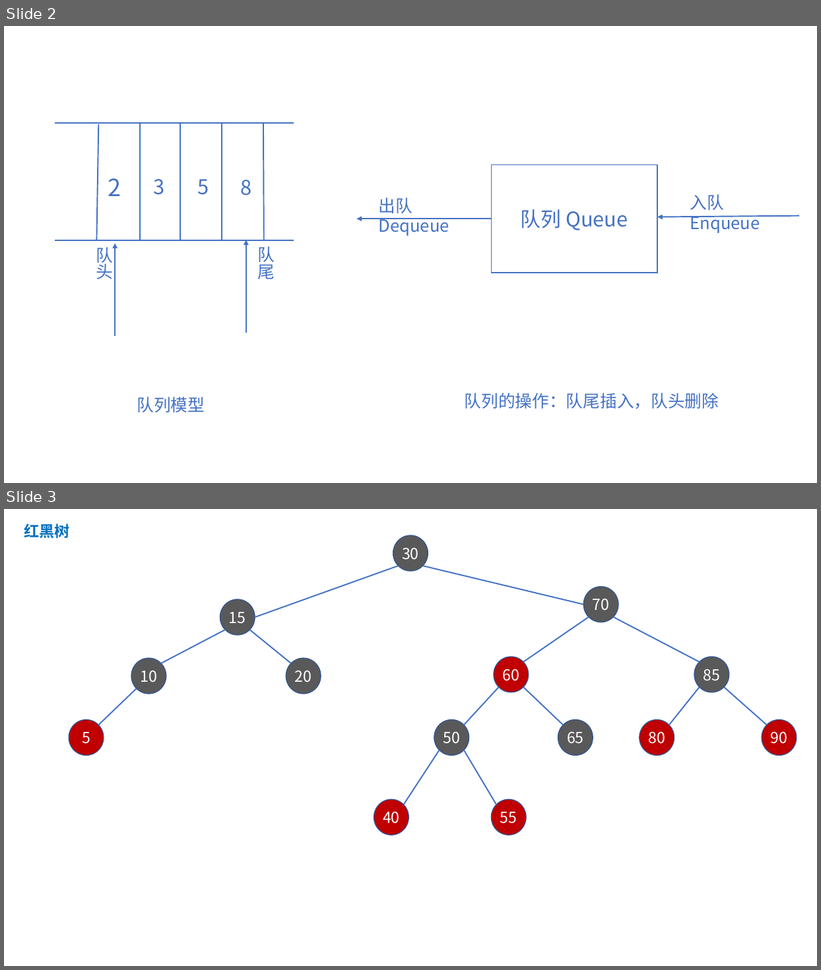
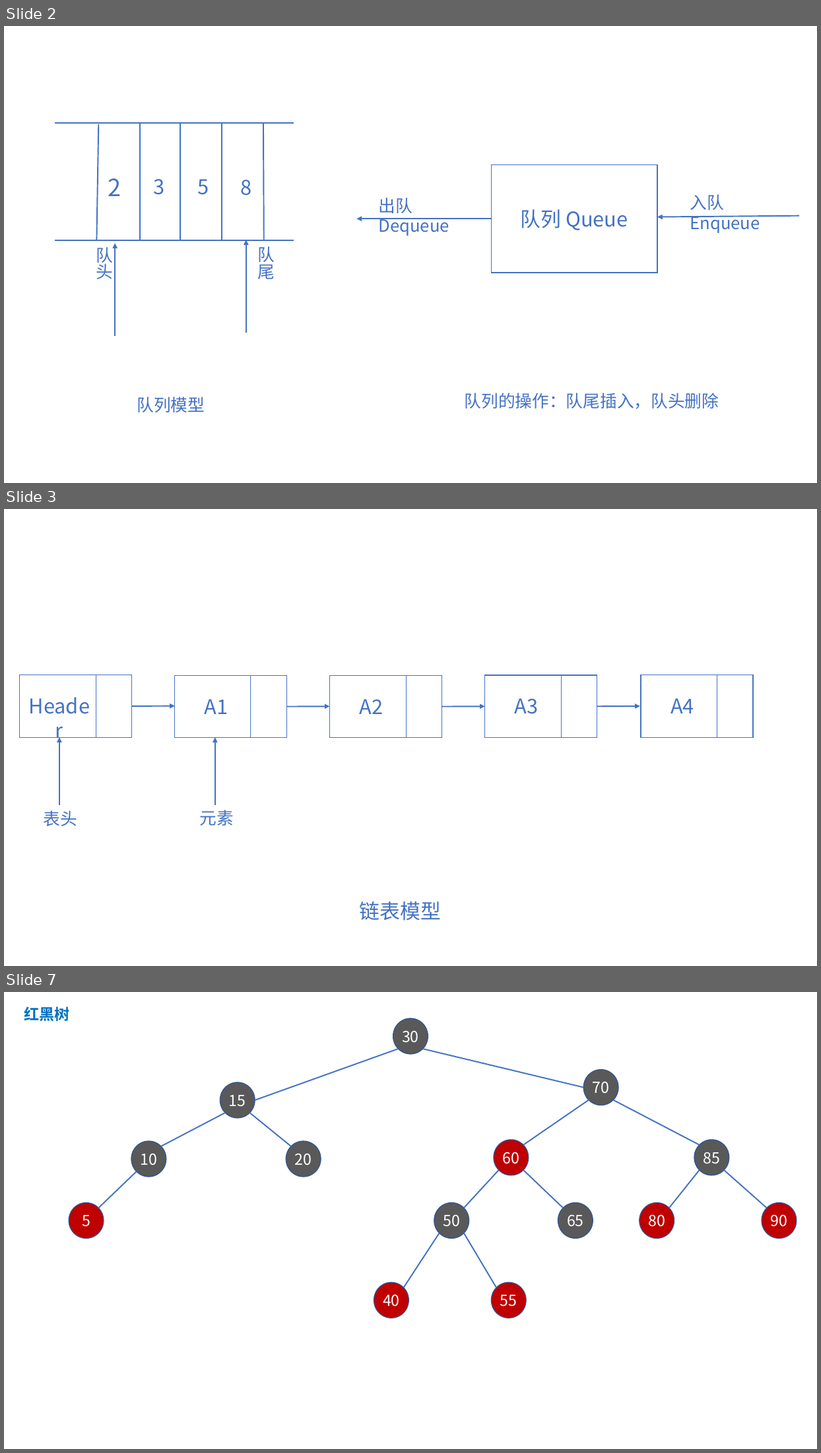
Before and after one commit to online-books/Data-Structures-and-Algorithm-Analysis-in-TS, a slide deck: Assets/visualization.pptx. Shown one above the other, each under a label of ours: slides 2 and 3 before the commit, slides 2, 3 and 7 after it; the slides between them are not shown. The pictures are 821x970 and 821x1453 pixels, drawn with LibreOffice and Linux fonts; fonts in the diff are those of the drawing. Boxes give left, top, right and bottom in pixels: in the first picture for what was removed or moved away, otherwise in the second. Text is boxed around its words. In the diff, an @@ line names an element or a change of style, - is before the commit and + after.

```diff
--- a/Assets/visualization.pptx
+++ b/Assets/visualization.pptx
@@ slide 3 added at bbox=[4, 509, 817, 966], background #FFFFFF @@
@@ rectangle added at bbox=[20, 675, 132, 737], fill #FFFFFF, outline #4472C4 1 pt @@
@@ line added from (96, 675) to (96, 738), #4472C4 0.5 pt @@
@@ rectangle added at bbox=[175, 675, 287, 738], fill #FFFFFF, outline #4472C4 1 pt @@
@@ line added from (251, 675) to (251, 738), #4472C4 0.5 pt @@
@@ rectangle added at bbox=[330, 675, 442, 738], fill #FFFFFF, outline #4472C4 1 pt @@
@@ line added from (406, 675) to (406, 738), #4472C4 0.5 pt @@
@@ rectangle added at bbox=[485, 675, 597, 738], fill #FFFFFF, outline #4472C4 1 pt @@
@@ line added from (562, 675) to (562, 738), #4472C4 0.5 pt @@
@@ rectangle added at bbox=[641, 675, 753, 737], fill #FFFFFF, outline #4472C4 1 pt @@
@@ line added from (717, 675) to (717, 738), #4472C4 0.5 pt @@
@@ text added at bbox=[20, 691, 98, 722], 24 pt, text #4472C4 @@
+Header
@@ arrow added from (132, 706) to (175, 706), #4472C4 1.5 pt @@
@@ text added at bbox=[204, 699, 228, 714], 24 pt, text #4472C4 @@
+A1
@@ arrow added from (287, 706) to (330, 706), #4472C4 1.5 pt @@
@@ text added at bbox=[360, 699, 384, 714], 24 pt, text #4472C4 @@
+A2
@@ arrow added from (442, 706) to (485, 706), #4472C4 1.5 pt @@
@@ text added at bbox=[515, 698, 539, 714], 24 pt, text #4472C4 @@
+A3
@@ arrow added from (597, 706) to (640, 706), #4472C4 1.5 pt @@
@@ text added at bbox=[671, 698, 694, 714], 24 pt, text #4472C4 @@
+A4
@@ arrow added from (59, 805) to (59, 738), #4472C4 1.5 pt @@
@@ arrow added from (215, 805) to (215, 738), #4472C4 1.5 pt @@
@@ text added at bbox=[43, 811, 77, 826], 20 pt, text #4472C4 @@
+表头
@@ text added at bbox=[200, 810, 234, 826], 20 pt, text #4472C4 @@
+元素
@@ text added at bbox=[360, 902, 441, 921], 24 pt, text #4472C4 @@
+链表模型
@@ what was slide 3 is now slide 7 @@
```
Also in this commit, not shown: 3 other slides added, 11 other files.
